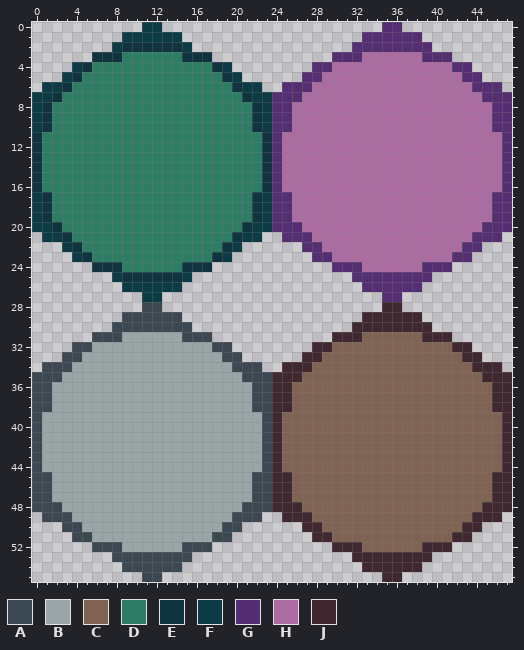
Pixel-art file -- Art/HexTiles.aseprite. The picture above was drawn from the file before the commit.
48x56 pixels, 1 frame.
Palette (. is transparent): A #3c4851  B #99a5a7  C #806352  D #2c7d63  E #0f343f  F #0b3b44  G #552d72  H #ac6ca2  J #402830
After:
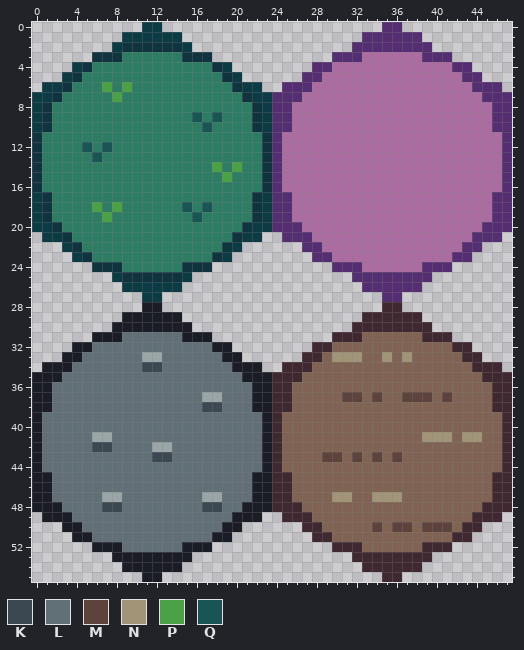
Colours new in this view: K #3c4851  L #617077  M #5e423c  N #a19477  P #4ba245  Q #1a5556
The edit:
layer "Hexes" added
layer "Detail" added
layer "Layer 1" removed
layer "Layer 1 #3" removed
layer "Layer 1 #4" removed
Colour A changes from #3c4851 to #1a1c26.
Layers "Detail", "Hexes":
Colour B gives way to colour K in row 34 at x 11 to 12; in row 38 at x 17 to 18; in row 42 at x 6 to 7; in row 43 at x 12 to 13; in row 48 at x 7 to 8 and 17 to 18.
Colour B gives way to colour L in row 31 at x 9 to 14; in row 32 at x 6 to 17; in row 33 at x 5 to 10 and 13 to 18; in row 34 at x 4 to 10 and 13 to 19; in row 35 at x 3 to 20; in row 36 at x 2 to 21.
Colour B gives way to colour L in rows 37 to 38 at x 2 to 16 and 19 to 21; in rows 39 to 40 at x 1 to 22; in row 41 at x 1 to 5 and 8 to 22; in row 42 at x 1 to 5, 8 to 11 and 14 to 22; in row 43 at x 1 to 11 and 14 to 22; in row 44 at x 1 to 22.
Colour B gives way to colour L in rows 45 to 46 at x 2 to 21; in row 47 at x 2 to 6, 9 to 16 and 19 to 21; in row 48 at x 3 to 6, 9 to 16 and 19 to 20; in row 49 at x 4 to 19; in row 50 at x 5 to 18; in row 51 at x 6 to 17.
Colour B gives way to colour L in row 52 at x 9 to 14.
Colour C gives way to colour M in row 37 at x 31 to 32, 34, 37 to 39 and 41; in row 43 at x 29 to 30, 32, 34 and 36; in row 50 at x 34, 36 to 37 and 39 to 41.
Colour C gives way to colour N in row 33 at x 30 to 32, 35 and 37; in row 41 at x 39 to 41 and 43 to 44; in row 47 at x 30 to 31 and 34 to 36.
Colour D gives way to colour P in row 6 at x 7 and 9; in row 7 at x 8; in row 14 at x 18 and 20; in row 15 at x 19; in row 18 at x 6 and 8; in row 19 at x 7.
Colour D gives way to colour Q in row 9 at x 16 and 18; in row 10 at x 17; in row 12 at x 5 and 7; in row 13 at x 6; in row 18 at x 15 and 17; in row 19 at x 16.
